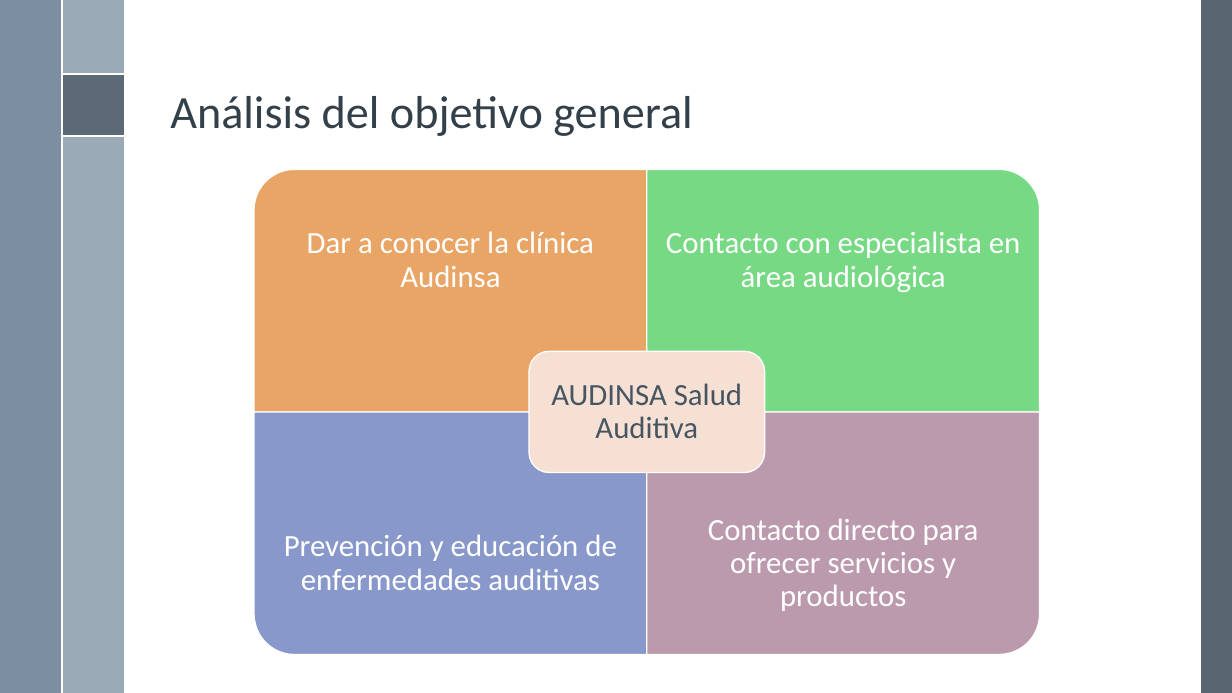
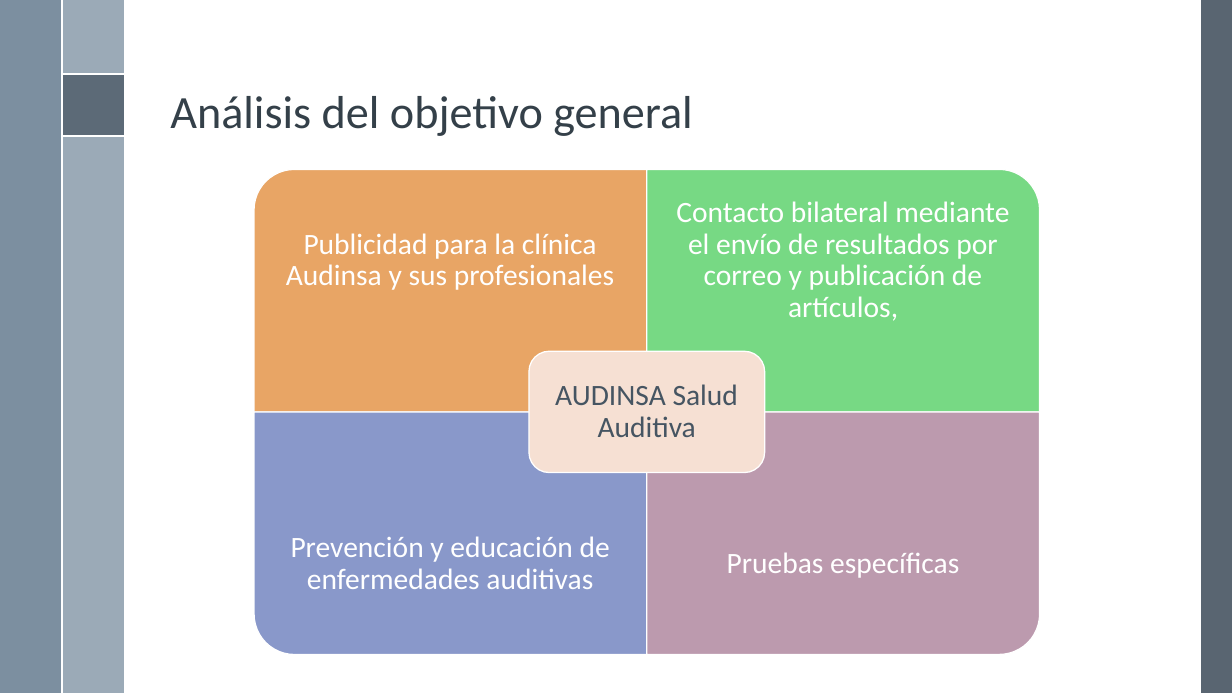
Before and after one commit to rbaltodanog/audinsaapp, a slide deck: slide 12 of documentacion/presentacion/Presentación.pptx (slide 15 before the commit). Drawn at 1232x693 pixels with LibreOffice and Linux fonts; fonts in the diff are those of the drawing; background and template pictures are left out. Boxes give left, top, right and bottom in pixels: in the first picture for what was removed or moved away, otherwise in the second. Text is boxed around its words. In the diff, an @@ line names an element or a change of style, - is before the commit and + after.

```diff
--- a/documentacion/presentacion/Presentación.pptx
+++ b/documentacion/presentacion/Presentación.pptx
@@ text at box(676, 201, 1009, 321): text changed; size 24 to 23 pt @@
-Contacto con especialista en área audiológica
+Contacto bilateral mediante el envío de resultados por correo y publicación de artículos,
@@ text at box(286, 233, 614, 290): text changed; size 24 to 23 pt @@
-Dar a conocer la clínica Audinsa
+Publicidad para la clínica Audinsa y sus profesionales
@@ text "AUDINSA Salud Auditiva" at box(555, 384, 738, 437): size 24 to 23 pt @@
@@ text "Prevención y educación de enfermedades ..." at box(291, 536, 610, 589): size 24 to 23 pt @@
@@ text at box(727, 552, 959, 578): text changed; size 24 to 23 pt @@
-Contacto directo para ofrecer servicios y productos
+Pruebas específicas
```
Also in this commit, not shown: 15 other slides changed, 25 slides added, 2 slides removed.
